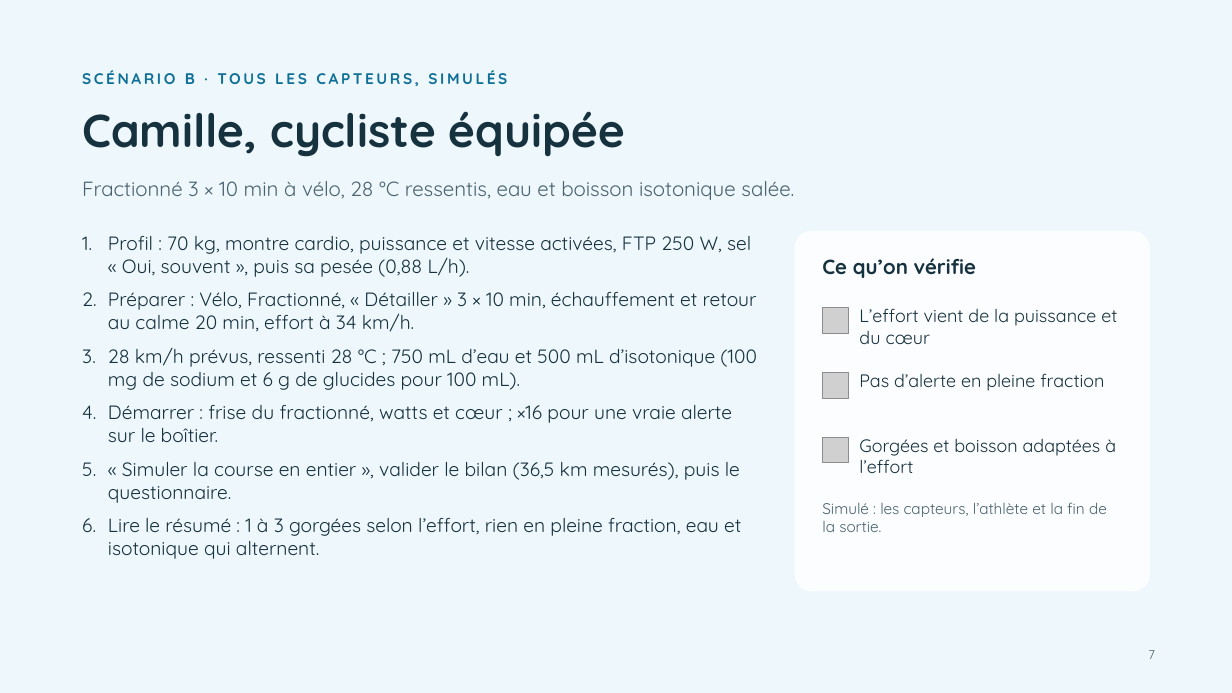
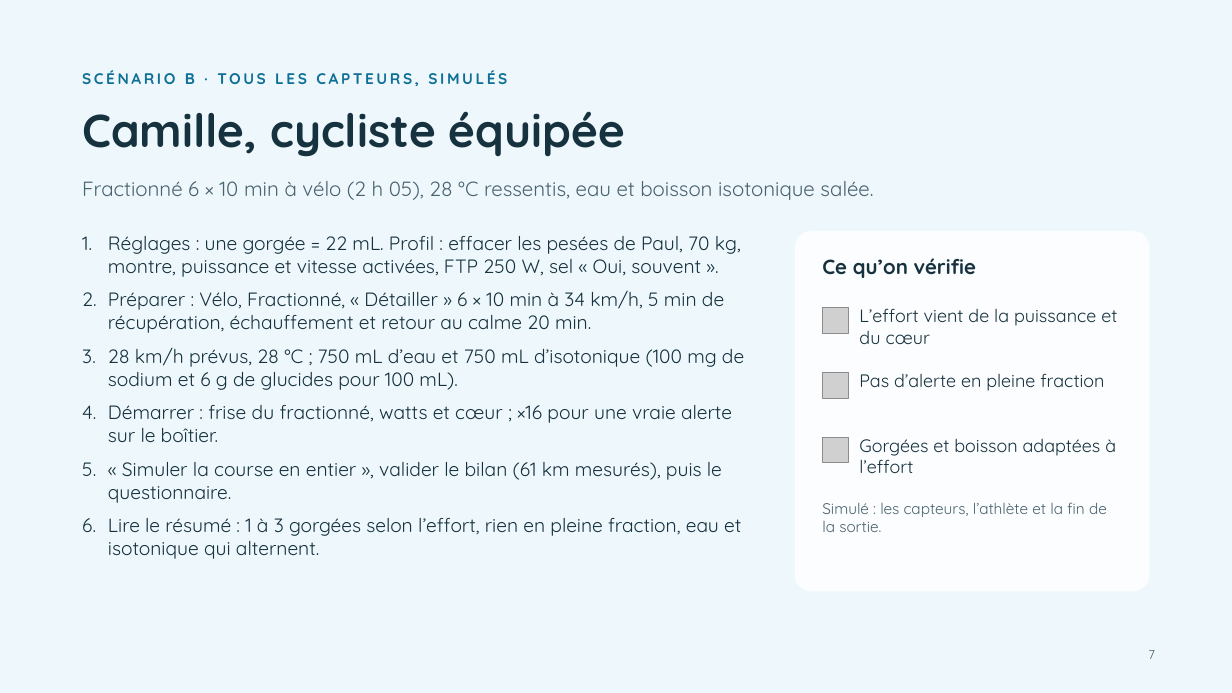
Before and after one commit to martinbaumg/hydroperf, a slide deck: slide 7 of docs/hydroperf_demo_finale.pptx. Drawn at 1232x693 pixels with LibreOffice and Linux fonts; fonts in the diff are those of the drawing; grey boxes stand for pictures. Boxes give left, top, right and bottom in pixels: in the first picture for what was removed or moved away, otherwise in the second. Text is boxed around its words. In the diff, an @@ line names an element or a change of style, - is before the commit and + after.

```diff
--- a/docs/hydroperf_demo_finale.pptx
+++ b/docs/hydroperf_demo_finale.pptx
@@ text at [82, 181, 873, 200]: text changed @@
-Fractionné 3 × 10 min à vélo, 28 °C ressentis, eau et boisson isotonique salée.
+Fractionné 6 × 10 min à vélo (2 h 05), 28 °C ressentis, eau et boisson isotonique salée.
@@ text at [108, 236, 744, 390]: text changed @@
-1. Profil : 70 kg, montre cardio, puissance et vitesse activées, FTP 250 W, sel « Oui, souvent », puis sa pesée (0,88 L/h).
-2. Préparer : Vélo, Fractionné, « Détailler » 3 × 10 min, échauffement et retour au calme 20 min, effort à 34 km/h.
-3. 28 km/h prévus, ressenti 28 °C ; 750 mL d’eau et 500 mL d’isotonique (100 mg de sodium et 6 g de glucides pour 100 mL).
+1. Réglages : une gorgée = 22 mL. Profil : effacer les pesées de Paul, 70 kg, montre, puissance et vitesse activées, FTP 250 W, sel « Oui, souvent ».
+2. Préparer : Vélo, Fractionné, « Détailler » 6 × 10 min à 34 km/h, 5 min de récupération, échauffement et retour au calme 20 min.
+3. 28 km/h prévus, 28 °C ; 750 mL d’eau et 750 mL d’isotonique (100 mg de sodium et 6 g de glucides pour 100 mL).
@@ text at [108, 462, 722, 503]: text changed @@
-5. « Simuler la course en entier », valider le bilan (36,5 km mesurés), puis le questionnaire.
+5. « Simuler la course en entier », valider le bilan (61 km mesurés), puis le questionnaire.
```
Also in this commit, not shown: 3 other slides changed, 4 other files.
